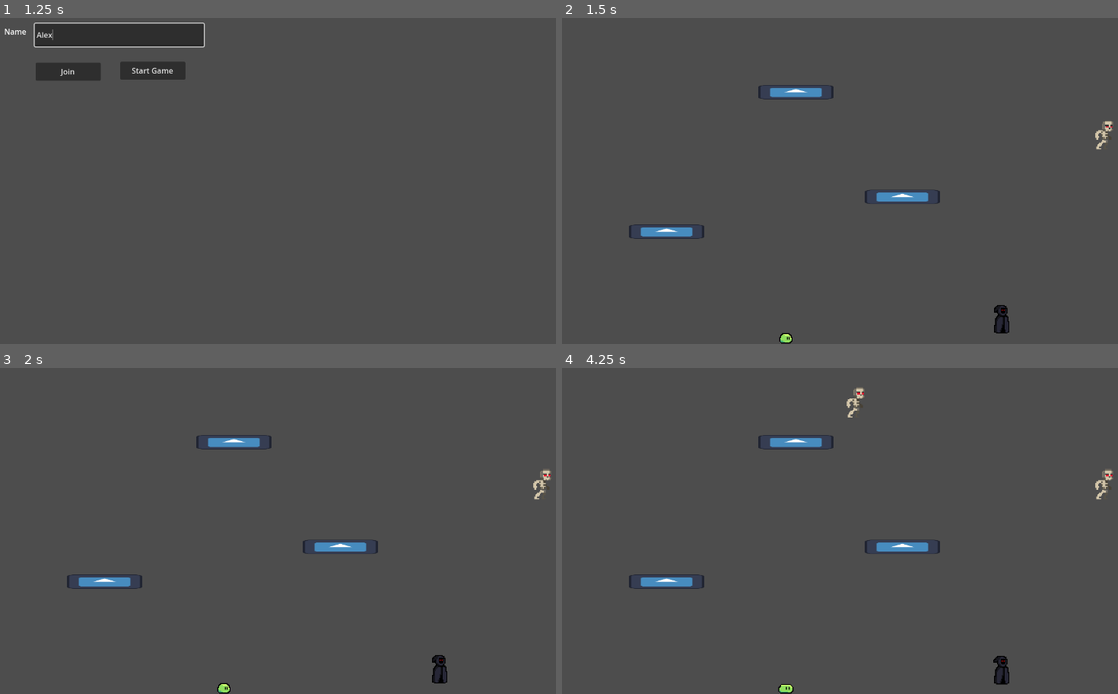
Above: before the commit, frames 1-4 (two rows, left to right).
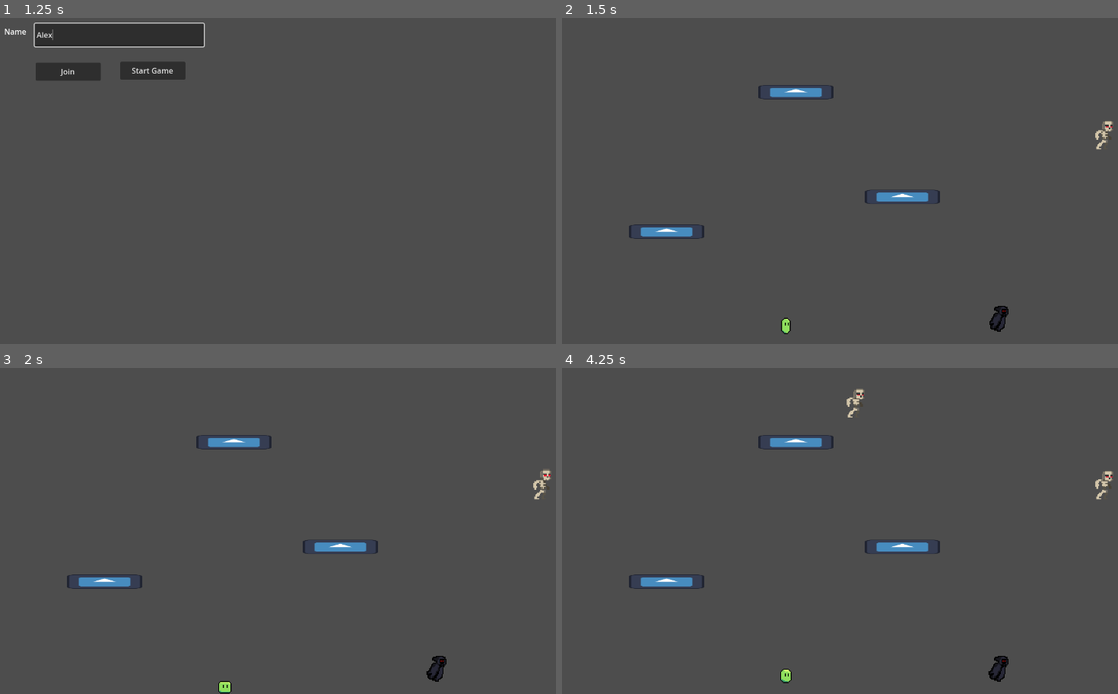
Above: after the commit, the same moments.

Repository: naixsu/CROCPNG
Game: Godot game, scene res://Scenes/Testing/NaixTestScenes/Multiplayer.tscn
Same seed, same stepped clock (60 frames per second), same inputs: the game is played once before the commit and once after it. The engine's default icon, where the game draws it, is replaced by a stand-in: a white triangle on a blue panel in a dark square.
Inputs (mouse positions are in pixels of both pictures, inside the frame that each line leads up to):
- Up to frame 1 (1.25 s): click (116, 34) at 0.52 s; type "Alex" at 0.6 s
- Up to frame 2 (1.5 s): click "Start Game" at 1.25 s
- Up to frame 3 (2 s): no input
- Up to frame 4 (4.25 s): tap Enter (ui_accept) at 2, 2.27, 3.02 s; move the mouse to (979, 504) at 2.02 s; press the mouse at (979, 504) at 2.03 s; hold D (Right) 2.03-3.53 s; move the mouse to (723, 540) at 2.77 s; release the mouse at (723, 540) at 2.78 s; right-click (723, 540) at 2.85 s; move the mouse to (906, 446) at 3.52 s; press the mouse at (906, 446) at 3.53 s; hold A (Left) from 3.53 s (still down)

Frame 1 is identical in both runs. In frame 2, 0.3% of the frame differs, in the area x 39-81%, y 88-100%; in frame 3, 0.2%; in frame 4, 0.5%, in the area x 38-100%, y 5-100%.
Error after the commit: Invalid access of index '0' on a base object of type: 'Array[Node2D]'. (res://Scripts/Enemies/EnemyA/AI.gd:26)

Commit message:
added modular linear and complex pathfinding

Diff:
--- a/Scenes/Enemies/EnemyA/EnemyA.tscn
+++ b/Scenes/Enemies/EnemyA/EnemyA.tscn
@@ -178,15 +178,18 @@
 texture_filter = 1
 scale = Vector2(2, 2)
 sprite_frames = SubResource("SpriteFrames_yg01f")
-animation = &"idle"
-frame_progress = 0.854979
+animation = &"run"
+
+[node name="NavigationAgent2D" type="NavigationAgent2D" parent="."]
+debug_enabled = true
 
 [node name="CollisionShape2D" type="CollisionShape2D" parent="."]
 position = Vector2(1, 2)
 shape = SubResource("RectangleShape2D_wtbqo")
 
-[node name="AI" type="Node2D" parent="."]
+[node name="AI" type="Node2D" parent="." node_paths=PackedStringArray("navigationAgent")]
 script = ExtResource("5_5kow7")
+navigationAgent = NodePath("../NavigationAgent2D")
 
 [node name="DetectionZone" type="Area2D" parent="AI"]
 collision_layer = 0
--- /dev/null
+++ b/Scenes/Testing/AdiTestScenes/TestPathFinding.tscn
@@ -0,0 +1,29 @@
+[gd_scene load_steps=3 format=3 uid="uid://xh11sotyuyhu"]
+
+[ext_resource type="PackedScene" uid="uid://bvfw8vhc4i3ac" path="res://Scenes/Enemies/EnemyA/EnemyA.tscn" id="1_adoj4"]
+
+[sub_resource type="NavigationPolygon" id="NavigationPolygon_ydyok"]
+vertices = PackedVector2Array(697, 381, 466, 432, 568, 231, 657, 256, 374, 50, 696, 62, 455, 183, 328, 398, 125, 445, 65, 161, 270, 10)
+polygons = Array[PackedInt32Array]([PackedInt32Array(0, 1, 2, 3), PackedInt32Array(4, 5, 3, 2, 6), PackedInt32Array(6, 7, 8, 9, 10, 4)])
+outlines = Array[PackedVector2Array]([PackedVector2Array(65, 161, 270, 10, 374, 50, 696, 62, 657, 256, 697, 381, 466, 432, 568, 231, 455, 183, 328, 398, 125, 445)])
+
+[node name="TestPathFinding" type="Node2D"]
+position = Vector2(30, 20)
+
+[node name="NavigationRegion2D" type="NavigationRegion2D" parent="."]
+position = Vector2(-17, -7)
+navigation_polygon = SubResource("NavigationPolygon_ydyok")
+
+[node name="NavTarget" type="Marker2D" parent="."]
+position = Vector2(574, 351)
+
+[node name="NavTarget2" type="Marker2D" parent="."]
+position = Vector2(492, 133)
+
+[node name="NavTarget3" type="Marker2D" parent="."]
+position = Vector2(220, 67)
+
+[node name="EnemyA" parent="." node_paths=PackedStringArray("movementTargets") instance=ExtResource("1_adoj4")]
+position = Vector2(147, 396)
+speed = 200
+movementTargets = [NodePath("../NavTarget"), NodePath("../NavTarget2"), NodePath("../NavTarget3")]
--- a/Scripts/Enemies/EnemyA/AI.gd
+++ b/Scripts/Enemies/EnemyA/AI.gd
@@ -5,16 +5,49 @@
 enum State {
 	IDLE,
 	ENGAGE,
-	DEAD
+	DEAD,
+	OBJECTIVE
 }
 
 @onready var detectionZone = $DetectionZone
-
+@export var navigationAgent: NavigationAgent2D
 
 var current_state = State.IDLE : set = set_state
 var player: Player = null
 var parent: Enemy = null
+var i = 0
 
+func initialize_path_finding():
+	set_state(State.OBJECTIVE)
+	navigationAgent.path_desired_distance = 4.0
+	navigationAgent.target_desired_distance = 4.0
+
+	#Below is the beginning for the pathfinding
+	set_movement_target(parent.movementTargets[i].position) #Very first target position
+	i += 1
+
+func _physics_process(delta):
+
+	#Checks if the current target was reached and goes directly to the next one
+	if navigationAgent.is_navigation_finished():
+		if i >= parent.movementTargets.size():
+			set_state(State.IDLE)
+			return
+		set_movement_target(parent.movementTargets[i].position)
+		i += 1
+
+	var currentAgentPosition: Vector2 = global_position #Position of the enemy relative to the world
+	var nextPathPosition: Vector2 = navigationAgent.get_next_path_position()
+	var newVelocity: Vector2 = nextPathPosition - currentAgentPosition
+
+	newVelocity = newVelocity.normalized()
+	newVelocity = newVelocity * parent.speed
+
+	parent.velocity = newVelocity
+	parent.move_and_slide()
+
+func set_movement_target(targetPoint: Vector2):
+	navigationAgent.target_position = targetPoint
 
 func _process(delta):
 	if parent.health <= 0:
@@ -37,6 +70,8 @@
 				set_state(State.IDLE)
 		State.DEAD:
 			parent.handle_death()
+		State.OBJECTIVE:
+			parent.run()
 
 
 func initialize(parent):
@@ -56,8 +91,6 @@
 		set_state(State.ENGAGE)
 		player = body
 
-
-
 func _on_detection_zone_body_exited(body):
 	if body.is_in_group("Player") and current_state != State.DEAD:
 		set_state(State.IDLE)
--- a/Scripts/Enemies/EnemyA/EnemyA.gd
+++ b/Scripts/Enemies/EnemyA/EnemyA.gd
@@ -5,25 +5,25 @@
 # Grouped to: Enemy
 ###
 
-
+var i = 0
 @onready var anim = $AnimatedSprite2D
 @onready var ai = $AI
 @onready var multiplayerSynchronizer = $MultiplayerSynchronizer
+@export var player: Player
 @export var health = 100
 @export var speed = 50
+
+@export var movementTargets: Array[Node2D]
 
 func _ready():
 	multiplayerSynchronizer.set_multiplayer_authority(str(name).to_int())
 	anim.play("idle")
 	ai.initialize(self)
 	ai.connect("state_changed", on_state_changed)
-
-func _physics_process(delta):
-	pass
+	ai.initialize_path_finding()
 
 func _on_animated_sprite_2d_animation_finished():
 	queue_free()
-
 
 func handle_hit():
 	health -= 20
@@ -48,5 +48,13 @@
 func idle():
 	anim.play("idle")
 
+func run():
+	anim.play("run")
+
 func on_state_changed(new_state):
 	print("ENEMY ", new_state)
+
+#func actor_setup(target):
+#	await get_tree().physics_frame
+#
+#	set_movement_target(target.position)
